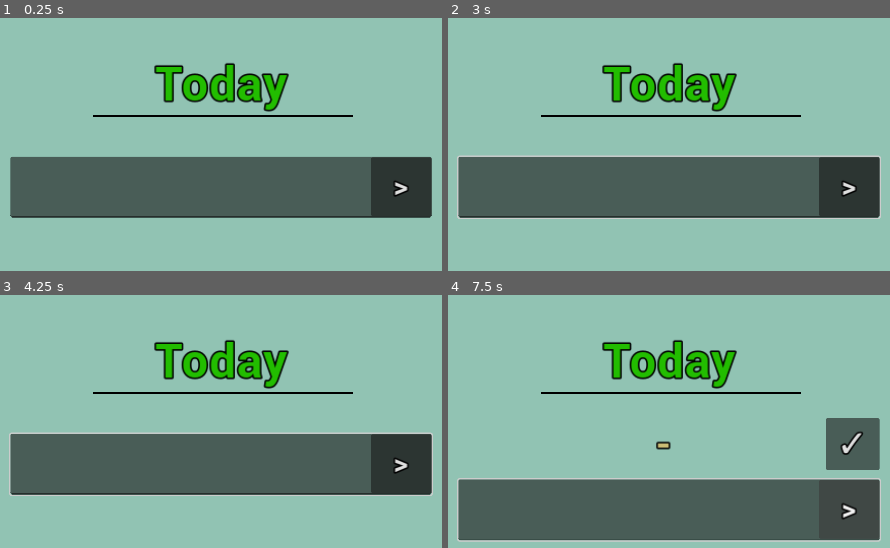
Above: before the commit, frames 1-4 (two rows, left to right).
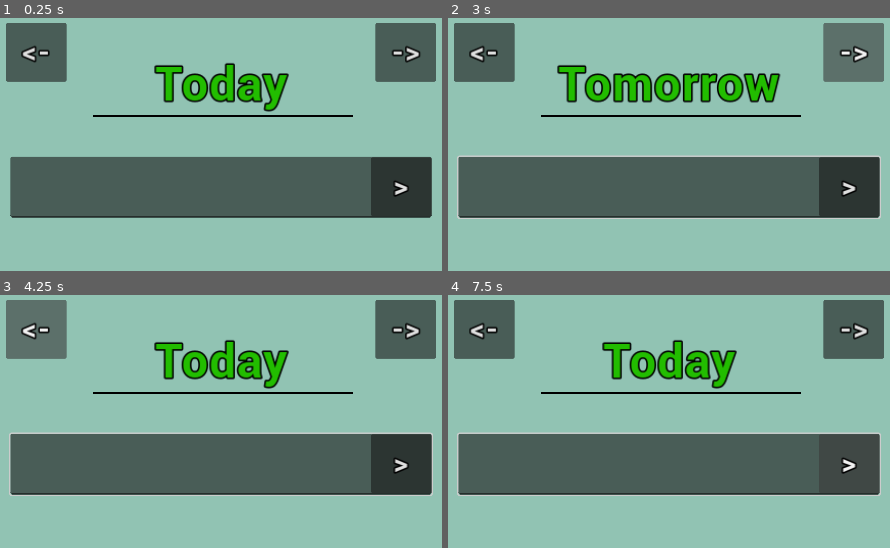
Above: after the commit, the same moments.

Repository: zcodr/TimeKeeper
Game: Godot game, scene res://Scenes/Main.tscn
Same seed, same stepped clock (60 frames per second), same inputs: the game is played once before the commit and once after it.
Inputs (mouse positions are in pixels of both pictures, inside the frame that each line leads up to):
- Up to frame 1 (0.25 s): no input
- Up to frame 2 (3 s): click (669, 187) at 0.52 s; type "Alex" at 0.6 s; click ">" at 1.25 s; click "✓" at 2 s; click (854, 53) at 2.75 s, where only the run after the commit has a clickable "->"
- Up to frame 3 (4.25 s): click (35, 330) at 3.5 s, where only the run after the commit has a clickable "<-"
- Up to frame 4 (7.5 s): click ">" at 4.25 s; click (854, 444) at 5 s, where only the run before the commit has a clickable "✓"; click (854, 330) at 5.75 s, where only the run after the commit has a clickable "->"; click (483, 330) at 6.5 s, where only the run after the commit has a clickable "<-"; click ">" at 7.25 s

The runs differ from the first frame. In frame 1, 6.4% of the frame differs, in the area x 1-99%, y 1-26%; in frame 2, 11%; in frame 3, 6.4%; in frame 4, 42%, in the area x 1-99%, y 1-98%.

Commit message:
sdf

Diff:
--- a/Scenes/Main.tscn
+++ b/Scenes/Main.tscn
@@ -115,8 +115,57 @@
 theme_override_font_sizes/font_size = 45
 text = ">"
 
-[node name="Control" type="Control" parent="CanvasLayer/UI/VBoxContainer"]
-layout_mode = 2
+[node name="NextDay" type="Button" parent="CanvasLayer/UI"]
+layout_mode = 1
+anchors_preset = 1
+anchor_left = 1.0
+anchor_right = 1.0
+offset_left = -113.0
+offset_top = 8.0
+offset_right = -16.0
+offset_bottom = 102.0
+grow_horizontal = 0
+focus_mode = 0
+theme_override_colors/font_outline_color = Color(0, 0, 0, 1)
+theme_override_constants/outline_size = 10
+theme_override_fonts/font = SubResource("FontVariation_pmqn7")
+theme_override_font_sizes/font_size = 45
+text = "->"
+
+[node name="PreviousDay" type="Button" parent="CanvasLayer/UI"]
+layout_mode = 1
+offset_left = 16.0
+offset_top = 8.0
+offset_right = 113.0
+offset_bottom = 102.0
+focus_mode = 0
+theme_override_colors/font_outline_color = Color(0, 0, 0, 1)
+theme_override_constants/outline_size = 10
+theme_override_fonts/font = SubResource("FontVariation_pmqn7")
+theme_override_font_sizes/font_size = 45
+text = "<-"
+
+[node name="Calendar" type="Button" parent="CanvasLayer/UI"]
+visible = false
+layout_mode = 1
+anchors_preset = 7
+anchor_left = 0.5
+anchor_top = 1.0
+anchor_right = 0.5
+anchor_bottom = 1.0
+offset_left = -48.5
+offset_top = -94.0
+offset_right = 48.5
+grow_horizontal = 2
+grow_vertical = 0
+focus_mode = 0
+theme_override_colors/font_outline_color = Color(0, 0, 0, 1)
+theme_override_constants/outline_size = 10
+theme_override_fonts/font = SubResource("FontVariation_pmqn7")
+theme_override_font_sizes/font_size = 45
+text = "[ | ]"
 
 [connection signal="text_submitted" from="CanvasLayer/UI/VBoxContainer/TextField" to="." method="_on_text_field_text_submitted"]
 [connection signal="pressed" from="CanvasLayer/UI/VBoxContainer/TextField/AddTask" to="." method="_on_add_task_pressed"]
+[connection signal="pressed" from="CanvasLayer/UI/NextDay" to="." method="_on_next_day_pressed"]
+[connection signal="pressed" from="CanvasLayer/UI/PreviousDay" to="." method="_on_previous_day_pressed"]
--- a/Scripts/Global.gd
+++ b/Scripts/Global.gd
@@ -3,4 +3,6 @@
 var tasks : Dictionary
 
 func _ready():
-	tasks[Time.get_date_string_from_system()] = []
+	for i in range(365):
+		var unix_time = Time.get_unix_time_from_system() + (86400 * i)
+		tasks[Time.get_date_string_from_unix_time(unix_time)] = []
--- a/Scripts/Main.gd
+++ b/Scripts/Main.gd
@@ -12,8 +12,12 @@
 	load_day(Time.get_date_string_from_system())
 
 func load_day(date : String):
+	var todays_unix = Time.get_unix_time_from_datetime_string(Time.get_date_string_from_system())
+
 	if date == Time.get_date_string_from_system():
 		title.text = "Today"
+	elif date == Time.get_date_string_from_unix_time(todays_unix + 86400):
+		title.text = "Tomorrow"
 	else:
 		title.text = date
 
@@ -28,10 +32,21 @@
 	date_selected = date
 
 func _on_add_task_pressed():
+	if text_field.text.is_empty():
+		return
 	Global.tasks[date_selected].append(text_field.text)
 	text_field.clear()
-	print(Global.tasks)
 	load_day(date_selected)
 
 func _on_text_field_text_submitted(_new_text):
 	_on_add_task_pressed()
+
+func _on_next_day_pressed():
+	var unix_time = Time.get_unix_time_from_datetime_string(date_selected) + 86400
+	load_day(Time.get_date_string_from_unix_time(unix_time))
+
+func _on_previous_day_pressed():
+	if date_selected == Time.get_date_string_from_system():
+		return
+	var unix_time = Time.get_unix_time_from_datetime_string(date_selected) - 86400
+	load_day(Time.get_date_string_from_unix_time(unix_time))
--- a/Scripts/TaskLabel.gd
+++ b/Scripts/TaskLabel.gd
@@ -5,4 +5,3 @@
 func _on_delete_label_pressed():
 	Global.tasks[get_tree().current_scene.date_selected].remove_at(index)
 	get_tree().current_scene.load_day(get_tree().current_scene.date_selected)
-	queue_free()
--- a/project.godot
+++ b/project.godot
@@ -12,6 +12,8 @@
 
 config/name="Time Keeper"
 run/main_scene="res://Scenes/Main.tscn"
+config/use_custom_user_dir=true
+config/custom_user_dir_name="SaveData-Zsyed"
 config/features=PackedStringArray("4.2", "Mobile")
 config/icon="res://Assets/icon.svg"
 
@@ -35,6 +37,10 @@
 "res://Scripts/": "red"
 }
 
+[input_devices]
+
+pointing/emulate_touch_from_mouse=true
+
 [rendering]
 
 renderer/rendering_method="mobile"
